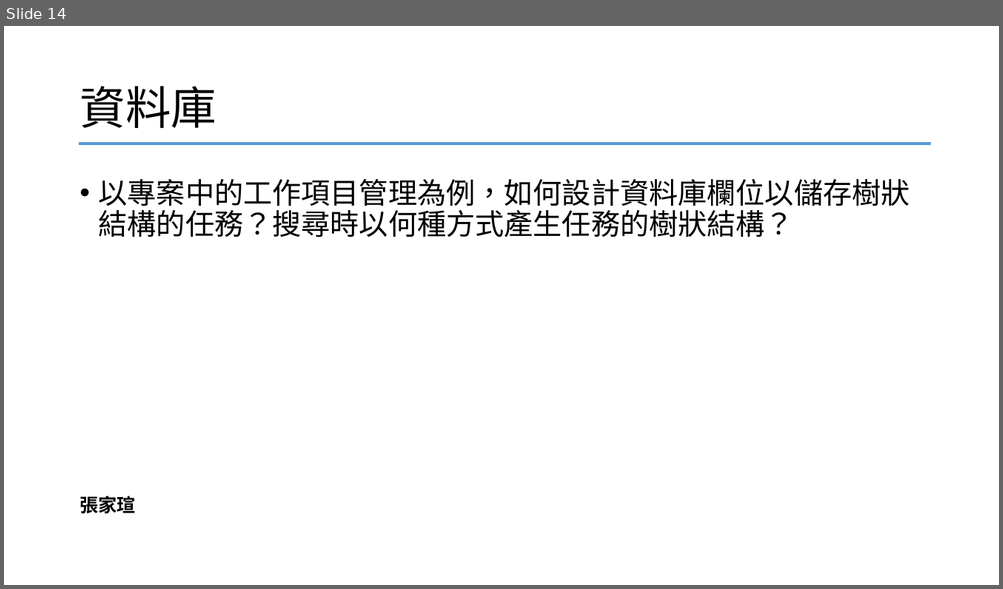
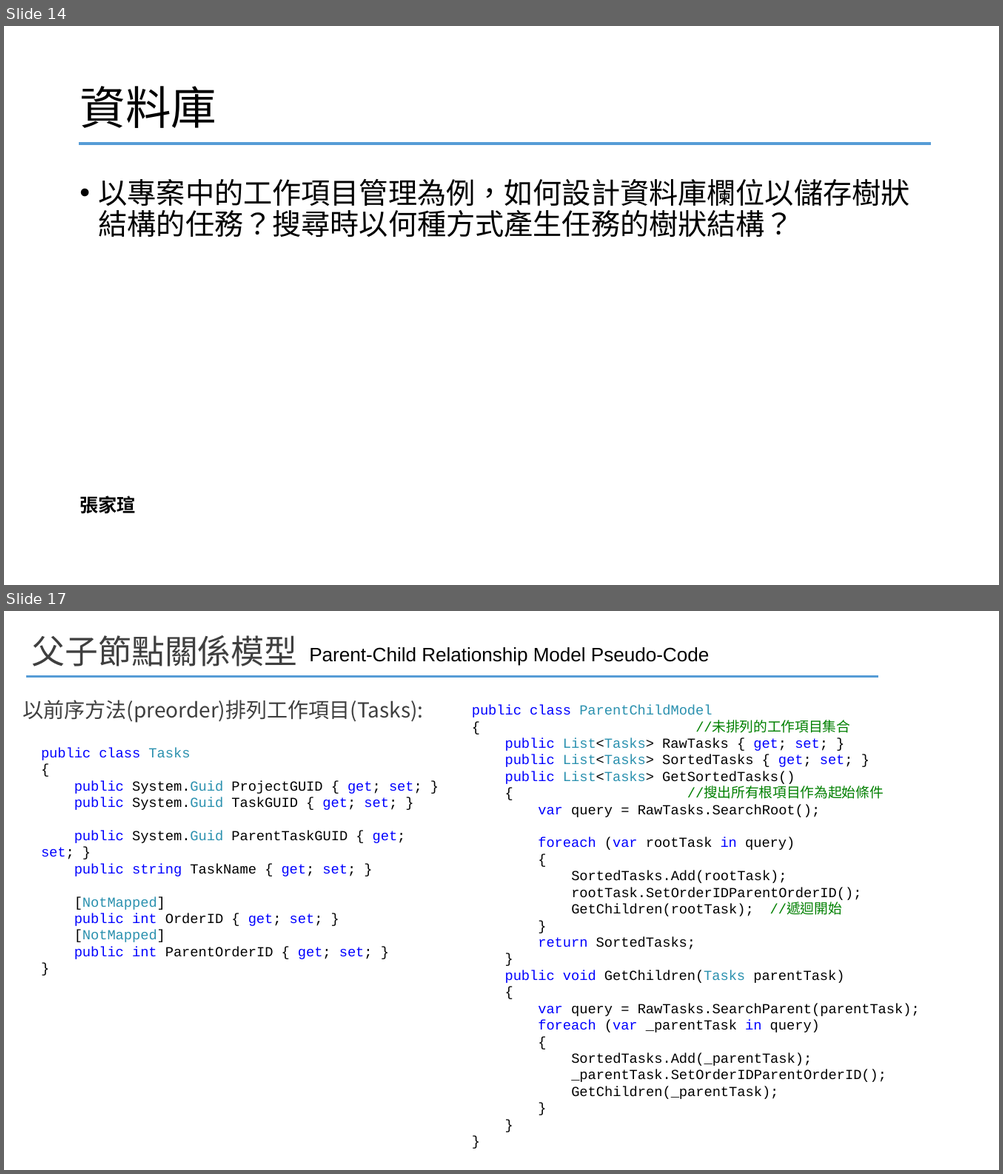
Before and after one commit to YangChihchi/Presentation_Questions, a slide deck: 測驗題.pptx. Shown one above the other, each under a label of ours: slide 14 before the commit, slides 14 and 17 after it; the slides between them are not shown. The pictures are 1003x589 and 1003x1174 pixels, drawn with LibreOffice and Linux fonts; fonts in the diff are those of the drawing. Boxes give left, top, right and bottom in pixels: in the first picture for what was removed or moved away, otherwise in the second. Text is boxed around its words. In the diff, an @@ line names an element or a change of style, - is before the commit and + after.

```diff
--- a/測驗題.pptx
+++ b/測驗題.pptx
@@ slide 17 added at [4, 611, 999, 1170], background #FFFFFF @@
@@ title added at [32, 635, 298, 667], 32 pt, text #3F3F3F @@
+父子節點關係模型
@@ subtitle added at [309, 647, 708, 665], 18.7 pt, text #000000 @@
+Parent-Child Relationship Model Pseudo-Code
@@ line added from (26, 676) to (878, 676), #569CD6 2.25 pt @@
@@ text added at [22, 700, 423, 723], 20 pt, text #3F3F3F @@
+以前序方法(preorder)排列工作項目(Tasks):
@@ text added at [472, 705, 919, 1099], 13.3 pt, text #000000 @@
+public class ParentChildModel
+{ //未排列的工作項目集合
+public List<Tasks> RawTasks { get; set; }
+public List<Tasks> SortedTasks { get; set; }
+public List<Tasks> GetSortedTasks()
+{ //搜出所有根項目作為起始條件
+var query = RawTasks.SearchRoot();
+foreach (var rootTask in query)
+{
+SortedTasks.Add(rootTask);
+rootTask.SetOrderIDParentOrderID();
+GetChildren(rootTask); //遞迴開始
+}
+return SortedTasks;
+}
+public void GetChildren(Tasks parentTask)
+{
+var query = RawTasks.SearchParent(parentTask);
+foreach (var _parentTask in query)
+{
+SortedTasks.Add(_parentTask);
+_parentTask.SetOrderIDParentOrderID();
+GetChildren(_parentTask);
+}
+}
+}
@@ text added at [41, 748, 422, 957], 13.3 pt, text #000000 @@
+public class Tasks
+{
+public System.Guid ProjectGUID { get; set; }
+public System.Guid TaskGUID { get; set; }
+public System.Guid ParentTaskGUID { get; set; }
+public string TaskName { get; set; }
+[NotMapped]
+public int OrderID { get; set; }
+[NotMapped]
+public int ParentOrderID { get; set; }
+}
```
Also in this commit, not shown: 6 other slides added.
